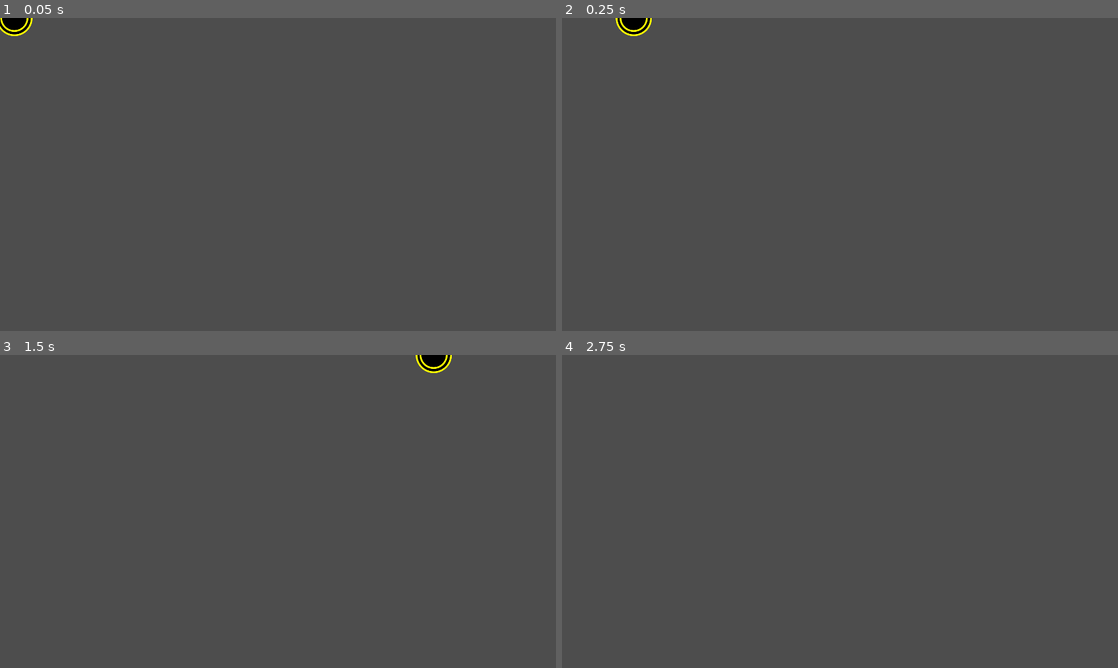
Above: before the commit, frames 1-4 (two rows, left to right).
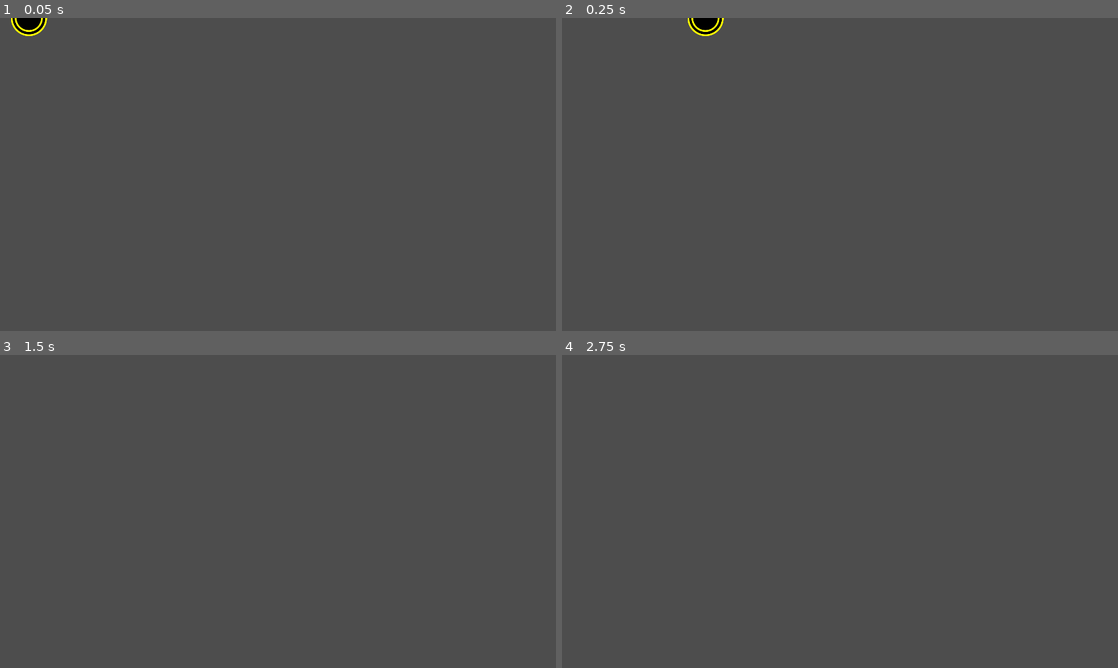
Above: after the commit, the same moments.

Repository: cxhuy/ptd
Game: Godot game, scene res://scenes/tower/bullet.tscn
Same seed, same stepped clock (60 frames per second), same inputs: the game is played once before the commit and once after it. This scene is started directly instead of the project's main scene.
Inputs:
- Up to frame 1 (0.05 s): no input
- Up to frame 2 (0.25 s): no input
- Up to frame 3 (1.5 s): hold / (rightFlip) 0.53-1.28 s; hold Space (addBall) 0.53-1.28 s; hold Z (leftFlip) from 1.28 s (still down); tap Space (addBall) at 1.35 s
- Up to frame 4 (2.75 s): release Z (leftFlip) at 2.03 s; hold / (rightFlip) from 2.03 s (still down); hold Space (addBall) from 2.03 s (still down)

The runs differ from the first frame. In frame 1, 0.4% of the frame differs, in the area x 0-9%, y 0-6%; in frame 2, 0.6%, in the area x 9-30%, y 0-6%; in frame 3, 0.3%; in frame 4, nothing differs.

Commit message:
fix: fix bullet direction

Diff:
--- a/scripts/tower/bullet.gd
+++ b/scripts/tower/bullet.gd
@@ -1,7 +1,9 @@
 extends Area2D
 
 
-var speed: int = 1000
+var speed: int = 2000
 
 func _process(delta):
-	global_position += Vector2(cos(self.rotation_degrees), sin(self.rotation_degrees)) * speed * delta
+	global_position += \
+	Vector2(cos(deg_to_rad(self.global_rotation_degrees)), \
+			sin(deg_to_rad(self.global_rotation_degrees))) * speed * delta
